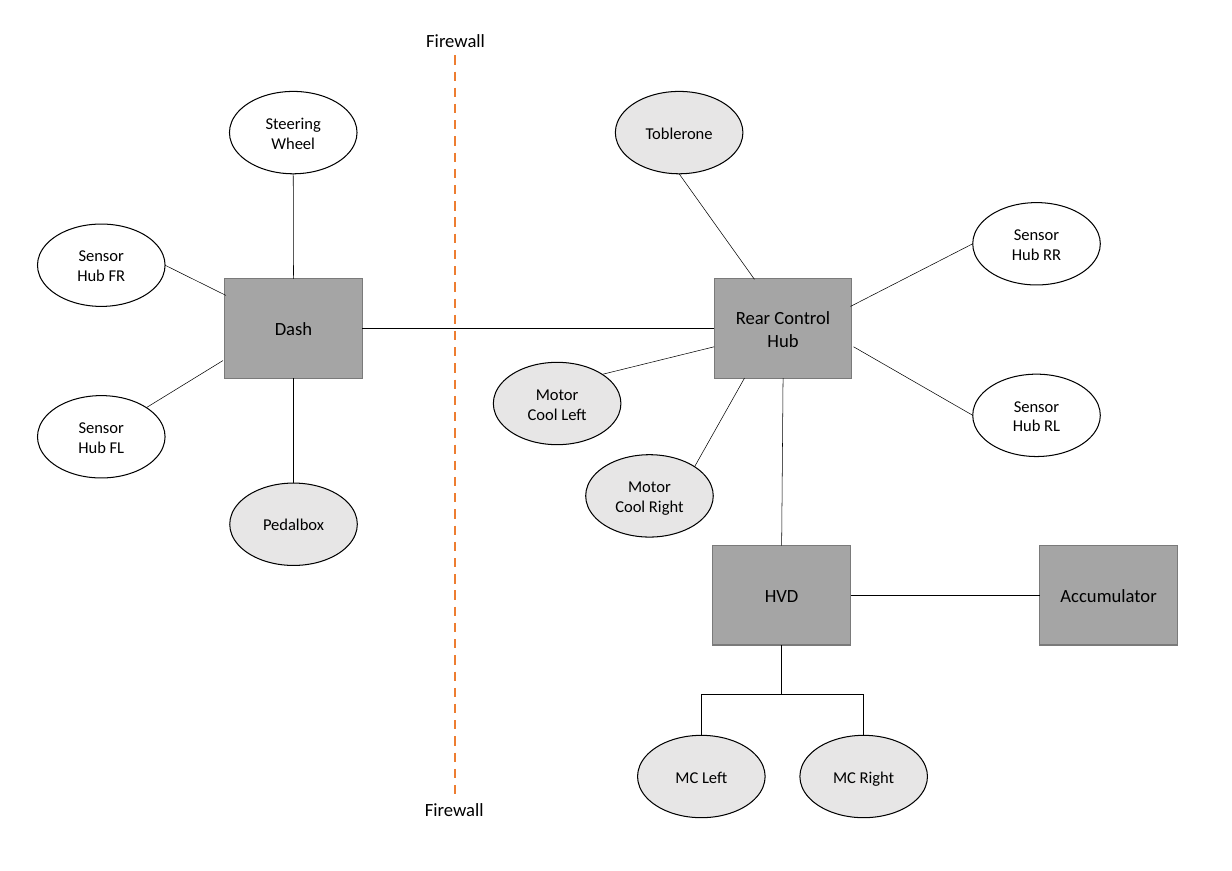
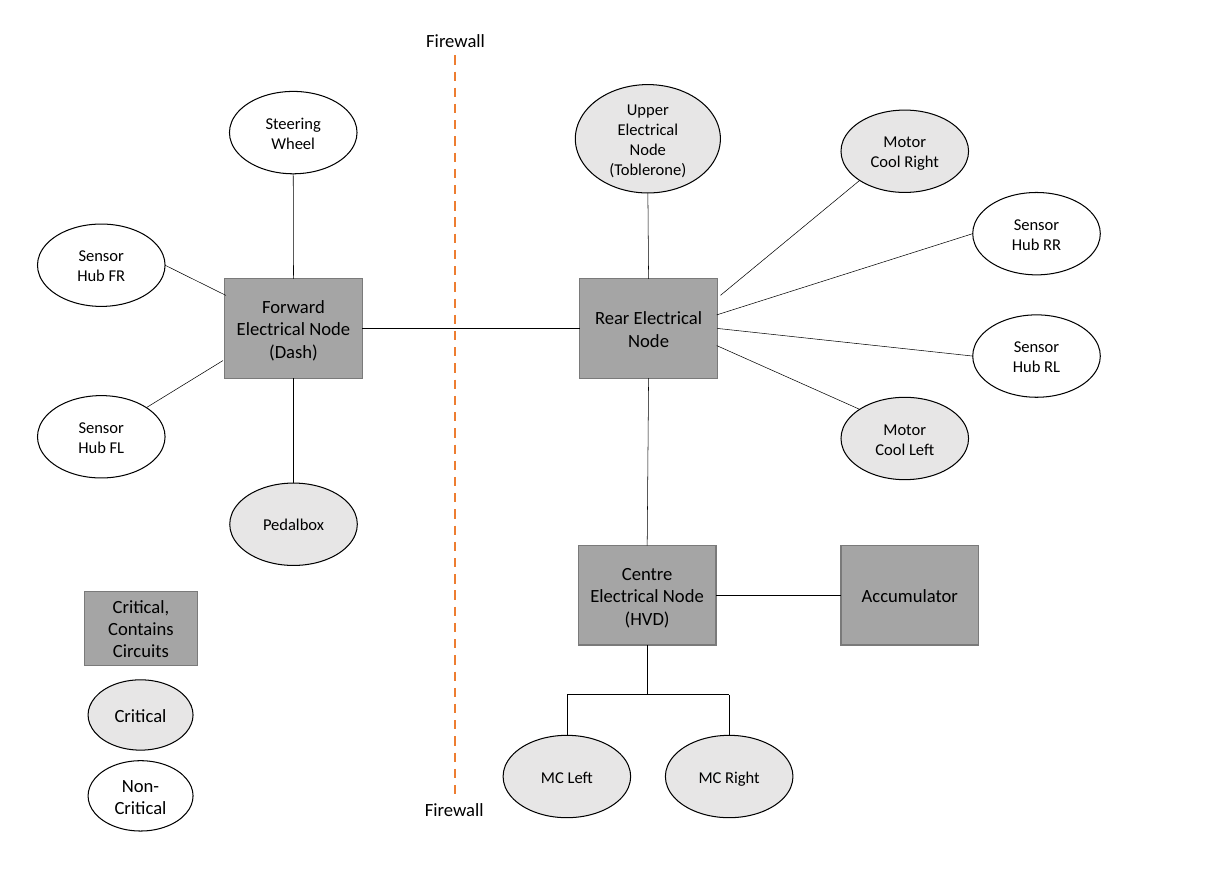
Before and after one commit to MatthewWhitworth/NURacing, a slide deck: slide 1 of EV3 Loom/EV3_Loom_Topology_V2_RCH.pptx. Drawn at 1232x871 pixels with LibreOffice and Linux fonts; fonts in the diff are those of the drawing. Boxes give left, top, right and bottom in pixels: in the first picture for what was removed or moved away, otherwise in the second. Text is boxed around its words. In the diff, an @@ line names an element or a change of style, - is before the commit and + after.

```diff
--- a/EV3 Loom/EV3_Loom_Topology_V2_RCH.pptx
+++ b/EV3 Loom/EV3_Loom_Topology_V2_RCH.pptx
@@ ellipse "Upper Electrical Node (Toblerone)": place and size @@
-ellipse "Upper Electrical Node (Toblerone)" at (616,92,743,174)
+ellipse "Upper Electrical Node (Toblerone)" at (575,85,721,194)
@@ text in ellipse at (609,104,686,177): text changed @@
-Toblerone
+Upper Electrical Node (Toblerone)
@@ ellipse "Motor Cool Right": place and size @@
-ellipse "Motor Cool Right" at (586,455,713,537)
+ellipse "Motor Cool Right" at (841,110,969,193)
@@ line added from (648, 193) to (648, 279), #000000 0.5 pt @@
@@ line moved from (679, 174) - (755, 279) to (860, 180) - (721, 296) @@
@@ ellipse "Sensor Hub RR": place and size @@
-ellipse "Sensor Hub RR" at (973,203,1101,285)
+ellipse "Sensor Hub RR" at (973,192,1101,275)
@@ line moved from (973, 244) - (850, 306) to (973, 234) - (717, 315) @@
@@ 6 lines, 2 ellipses, 2 rectangles: place and size @@
-6 lines, 2 ellipses, 2 rectangles at (638,279,928,818)
+6 lines, 2 ellipses, 2 rectangles at (503,279,793,818)
@@ text in rectangle at (237,300,350,361): text changed @@
-Dash
+Forward Electrical Node (Dash)
@@ line moved from (362, 329) - (715, 329) to (580, 329) - (362, 329) @@
@@ text in rectangle at (595,311,702,347): text changed @@
-Rear Control Hub
+Rear Electrical Node
@@ line moved from (602, 375) - (715, 347) to (973, 356) - (718, 329) @@
@@ ellipse "Sensor Hub RL": place and size @@
-ellipse "Sensor Hub RL" at (973,374,1101,457)
+ellipse "Sensor Hub RL" at (973,315,1101,398)
@@ line moved from (973, 416) - (854, 347) to (860, 410) - (717, 346) @@
@@ line removed from (695, 467) to (745, 379) @@
@@ ellipse "Motor Cool Left": place and size @@
-ellipse "Motor Cool Left" at (493,362,621,445)
+ellipse "Motor Cool Left" at (841,397,969,480)
@@ text in rectangle at (590,568,704,628): text changed @@
-HVD
+Centre Electrical Node (HVD)
@@ rectangle "Accumulator": place and size @@
-rectangle "Accumulator" at (1040,546,1178,645)
+rectangle "Accumulator" at (841,546,979,645)
@@ rectangle added at (84,592,198,666), fill #A5A5A5, outline #7A7A7A 1 pt, 18 pt, text #000000 @@
+Critical,
+Contains Circuits
@@ line moved from (850, 596) - (1040, 596) to (841, 596) - (716, 596) @@
@@ ellipse added at (88,680,193,751), fill #E7E6E6, outline #000000 1 pt, 18 pt, text #000000 @@
+Critical
@@ ellipse added at (88,761,193,831), fill #FFFFFF, outline #000000 1 pt, 18 pt, text #000000 @@
+Non-Critical
```
Also in this commit, not shown: 1 other file.
